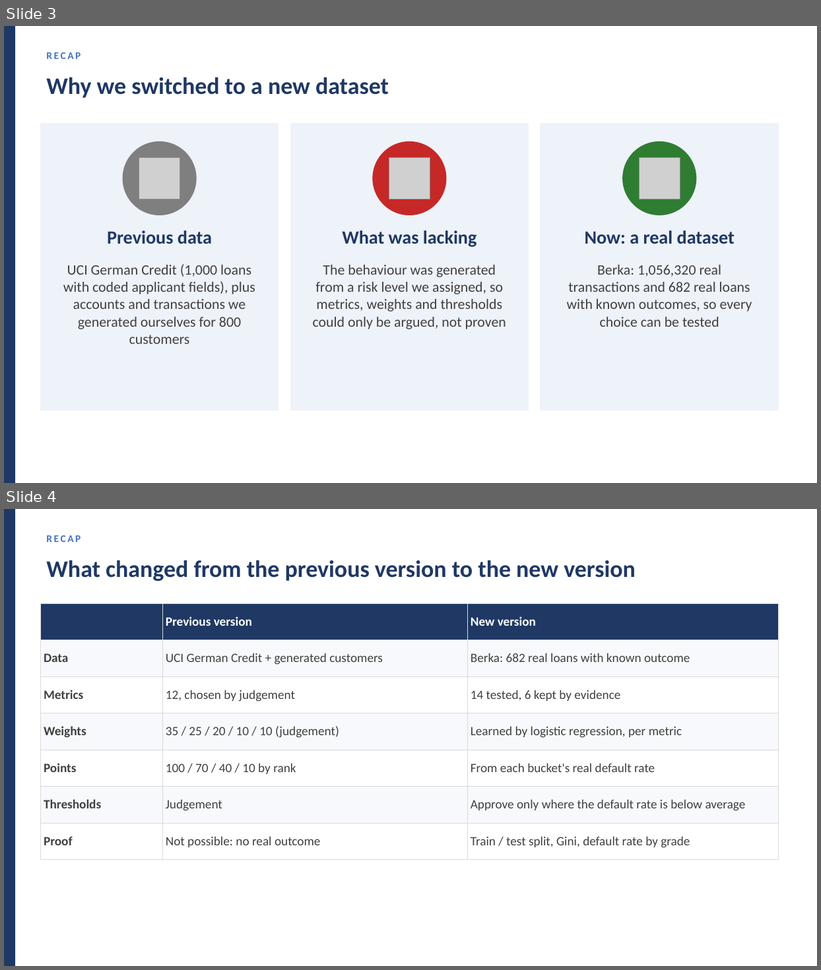
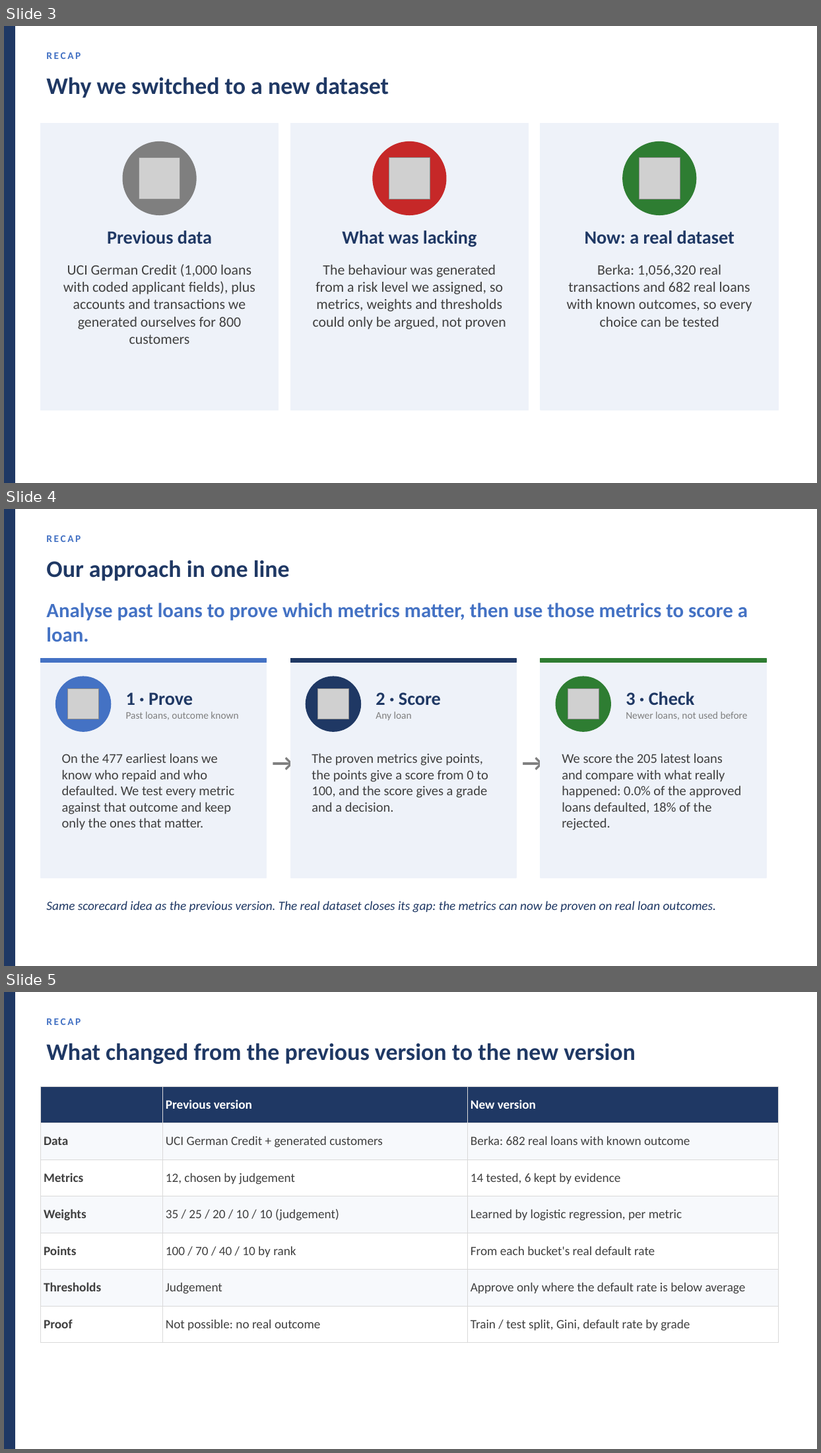
Before and after one commit to huotrithy/da-assignment-risk-scoring, a slide deck: docs/Final_Presentation.pptx. Shown one above the other, each under a label of ours: slides 3 and 4 before the commit, slides 3, 4 and 5 after it. The pictures are 821x970 and 821x1453 pixels, drawn with LibreOffice and Linux fonts; fonts in the diff are those of the drawing; grey boxes stand for pictures. Boxes give left, top, right and bottom in pixels: in the first picture for what was removed or moved away, otherwise in the second. Text is boxed around its words. In the diff, an @@ line names an element or a change of style, - is before the commit and + after.

```diff
--- a/docs/Final_Presentation.pptx
+++ b/docs/Final_Presentation.pptx
@@ slide 4 added at bbox=[4, 509, 817, 966], background #FFFFFF @@
@@ rectangle added at bbox=[4, 509, 15, 966], fill #1F3864, outline #1F3864 1 pt @@
@@ text added at bbox=[46, 535, 81, 542], 12 pt, text #4472C4, bold @@
+RECAP
@@ text added at bbox=[46, 560, 290, 581], 28 pt, text #1F3864, bold @@
+Our approach in one line
@@ text added at bbox=[46, 603, 748, 642], 24 pt, text #4472C4, bold @@
+Analyse past loans to prove which metrics matter, then use those metrics to score a loan.
@@ rectangle added at bbox=[40, 658, 266, 878], fill #EEF2F9, outline #EEF2F9 1 pt @@
@@ rectangle added at bbox=[40, 658, 266, 663], fill #4472C4, outline #4472C4 1 pt @@
@@ rectangle added at bbox=[290, 658, 516, 878], fill #EEF2F9, outline #EEF2F9 1 pt @@
@@ rectangle added at bbox=[290, 658, 516, 663], fill #1F3864, outline #1F3864 1 pt @@
@@ rectangle added at bbox=[541, 658, 766, 878], fill #EEF2F9, outline #EEF2F9 1 pt @@
@@ rectangle added at bbox=[541, 658, 766, 663], fill #2E7D32, outline #2E7D32 1 pt @@
@@ ellipse added at bbox=[56, 677, 111, 731], fill #4472C4, outline #4472C4 1 pt @@
@@ ellipse added at bbox=[306, 677, 361, 731], fill #1F3864, outline #1F3864 1 pt @@
@@ ellipse added at bbox=[556, 677, 611, 731], fill #2E7D32, outline #2E7D32 1 pt @@
@@ picture added at bbox=[68, 689, 98, 720] @@
@@ text added at bbox=[126, 692, 238, 720], 12 pt, text #7F7F7F @@
+1 · Prove
+Past loans, outcome known
@@ picture added at bbox=[318, 689, 349, 720] @@
@@ text added at bbox=[376, 692, 441, 721], 22 pt, text #1F3864, bold @@
+2 · Score
+Any loan
@@ picture added at bbox=[568, 689, 599, 720] @@
@@ text added at bbox=[626, 692, 748, 720], 12 pt, text #7F7F7F @@
+3 · Check
+Newer loans, not used before
@@ text added at bbox=[266, 744, 290, 780], 28 pt, text #7F7F7F, bold @@
+→
@@ text added at bbox=[516, 744, 541, 780], 28 pt, text #7F7F7F, bold @@
+→
@@ text added at bbox=[62, 753, 234, 830], 16 pt, text #404040 @@
+On the 477 earliest loans we know who repaid and who defaulted. We test every metric against that outcome and keep only the ones that matter.
@@ text added at bbox=[312, 753, 488, 812], 16 pt, text #404040 @@
+The proven metrics give points, the points give a score from 0 to 100, and the score gives a grade and a decision.
@@ text added at bbox=[562, 753, 741, 830], 16 pt, text #404040 @@
+We score the 205 latest loans and compare with what really happened: 0.0% of the approved loans defaulted, 18% of the rejected.
@@ text added at bbox=[46, 901, 716, 913], 15 pt, text #1F3864, italic @@
+Same scorecard idea as the previous version. The real dataset closes its gap: the metrics can now be proven on real loan outcomes.
@@ what was slide 4 is now slide 5 @@
```
Also in this commit, not shown: 6 slides changed, 1 other file.
